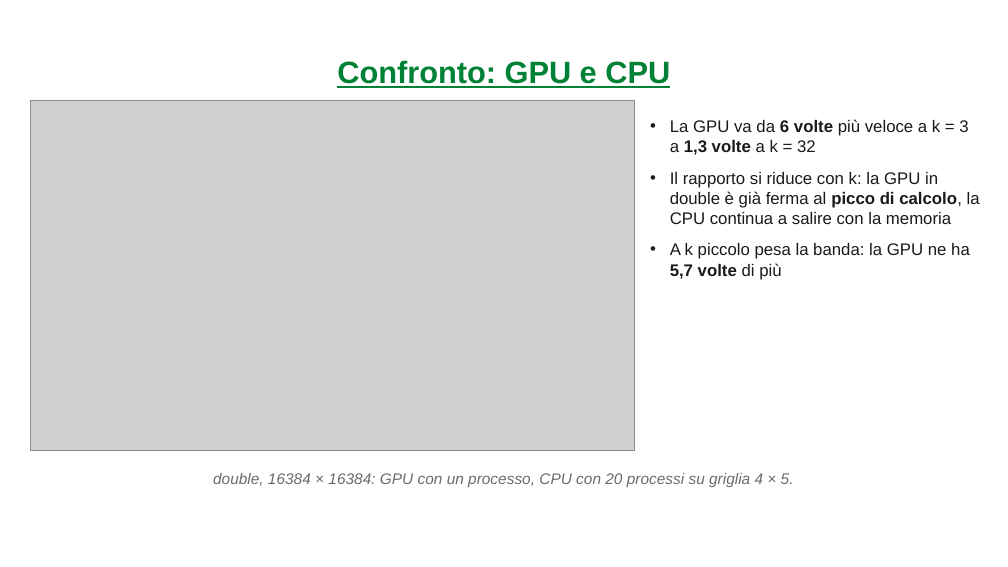
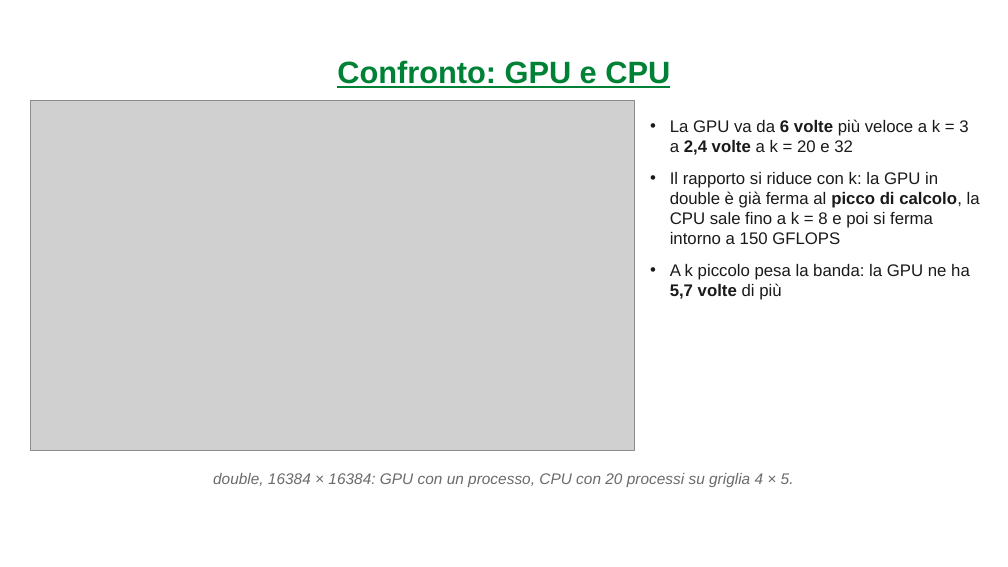
Before and after one commit to carloni2021/SCPA, a slide deck: slide 78 of relazione/presentazione/SCPA_Presentazione_Carloni.pptx (slide 81 before the commit). Drawn at 1008x567 pixels with LibreOffice and Linux fonts; fonts in the diff are those of the drawing; grey boxes stand for pictures; background and template pictures are left out. Boxes give left, top, right and bottom in pixels: in the first picture for what was removed or moved away, otherwise in the second. Text is boxed around its words. In the diff, an @@ line names an element or a change of style, - is before the commit and + after.

```diff
--- a/relazione/presentazione/SCPA_Presentazione_Carloni.pptx
+++ b/relazione/presentazione/SCPA_Presentazione_Carloni.pptx
@@ text at bbox=[670, 119, 980, 244]: text changed @@
-• La GPU va da 6 volte più veloce a k = 3 a 1,3 volte a k = 32
-• Il rapporto si riduce con k: la GPU in double è già ferma al picco di calcolo, la CPU continua a salire con la memoria
+• La GPU va da 6 volte più veloce a k = 3 a 2,4 volte a k = 20 e 32
+• Il rapporto si riduce con k: la GPU in double è già ferma al picco di calcolo, la CPU sale fino a k = 8 e poi si ferma intorno a 150 GFLOPS
```
Also in this commit, not shown: 33 other slides changed, 4 slides added, 8 slides removed, 33 other files.
